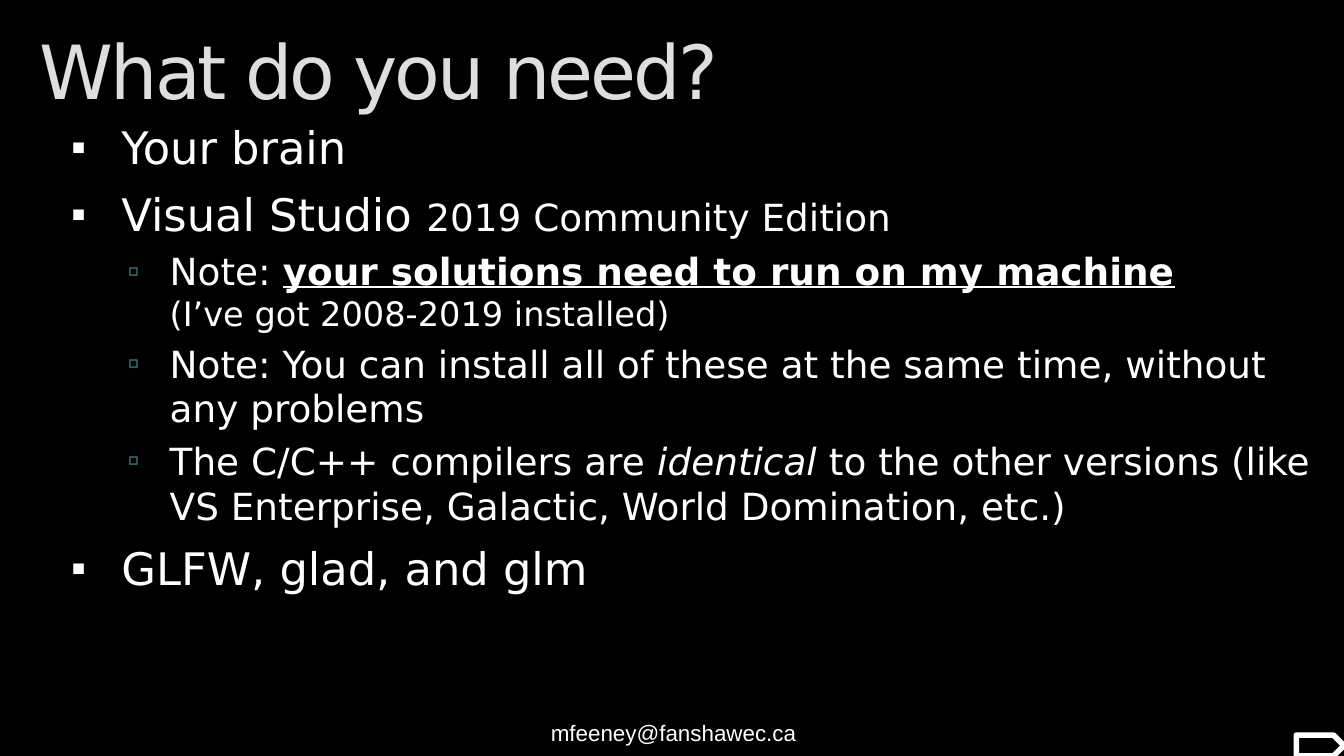
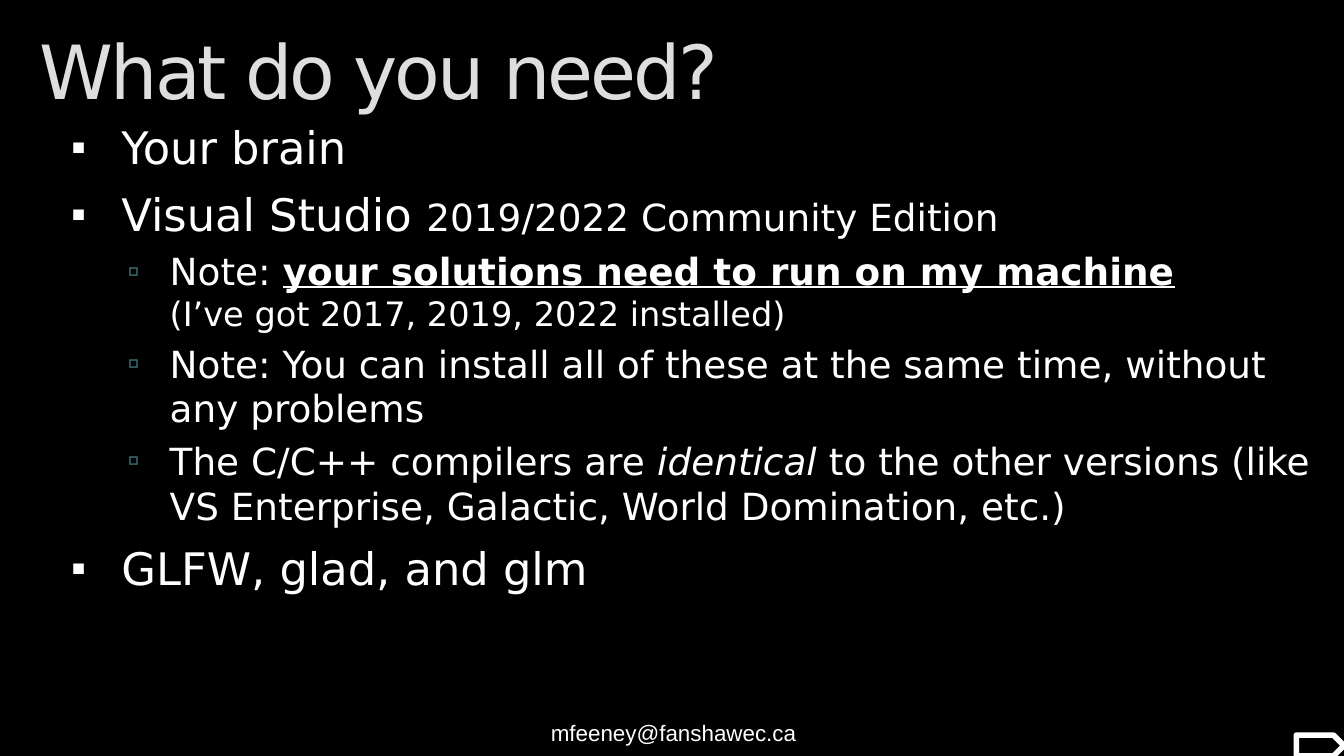
Before and after one commit to FeeneyCodes/INFO3111S22, a slide deck: slide 6 of Day2Day/Day_1 (Tues, June 27th, 2022)/INFO3111S22_W01_Course_Intro (long and boring PPT).pptx. Drawn at 1344x756 pixels with LibreOffice and Linux fonts; fonts in the diff are those of the drawing. Boxes give left, top, right and bottom in pixels: in the first picture for what was removed or moved away, otherwise in the second. Text is boxed around its words. In the diff, an @@ line names an element or a change of style, - is before the commit and + after.

```diff
--- a/Day2Day/Day_1 (Tues, June 27th, 2022)/INFO3111S22_W01_Course_Intro (long and boring PPT).pptx
+++ b/Day2Day/Day_1 (Tues, June 27th, 2022)/INFO3111S22_W01_Course_Intro (long and boring PPT).pptx
@@ text at (121,197,1174,333): text changed @@
-▪ Visual Studio 2019 Community Edition
-  ▫ Note: your solutions need to run on my machine
-    (I’ve got 2008-2019 installed)
+▪ Visual Studio 2019/2022 Community Edition
+  ▫ Note: your solutions need to run on my machine
+    (I’ve got 2017, 2019, 2022 installed)
```
Also in this commit, not shown: 3 other slides changed, 3 slides added, 1 slide removed.
